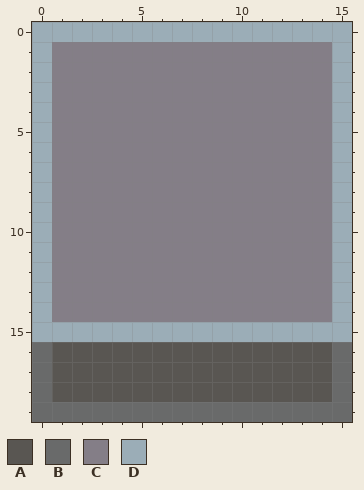
Two states of a pixel-art file, Assets/Animation/Art/platform16.aseprite. The picture above is the old version.
16x20 pixels, 1 frame.
Palette (. is transparent): A #595652  B #696a6a  C #847e87  D #9badb7
Pixels before, first column x 0:
 0 DDDDDDDDDDDDDDDD
 1 DCCCCCCCCCCCCCCD
 2 DCCCCCCCCCCCCCCD
 3 DCCCCCCCCCCCCCCD
 4 DCCCCCCCCCCCCCCD
 5 DCCCCCCCCCCCCCCD
 6 DCCCCCCCCCCCCCCD
 7 DCCCCCCCCCCCCCCD
 8 DCCCCCCCCCCCCCCD
 9 DCCCCCCCCCCCCCCD
10 DCCCCCCCCCCCCCCD
11 DCCCCCCCCCCCCCCD
12 DCCCCCCCCCCCCCCD
13 DCCCCCCCCCCCCCCD
14 DCCCCCCCCCCCCCCD
15 DDDDDDDDDDDDDDDD
16 BAAAAAAAAAAAAAAB
17 BAAAAAAAAAAAAAAB
18 BAAAAAAAAAAAAAAB
19 BBBBBBBBBBBBBBBB
The result:
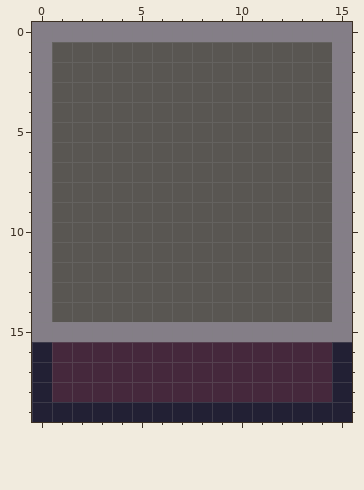
The exact change:
colour A: #595652 -> #45283c
colour B: #696a6a -> #222034
colour C: #847e87 -> #595652
colour D: #9badb7 -> #847e87
